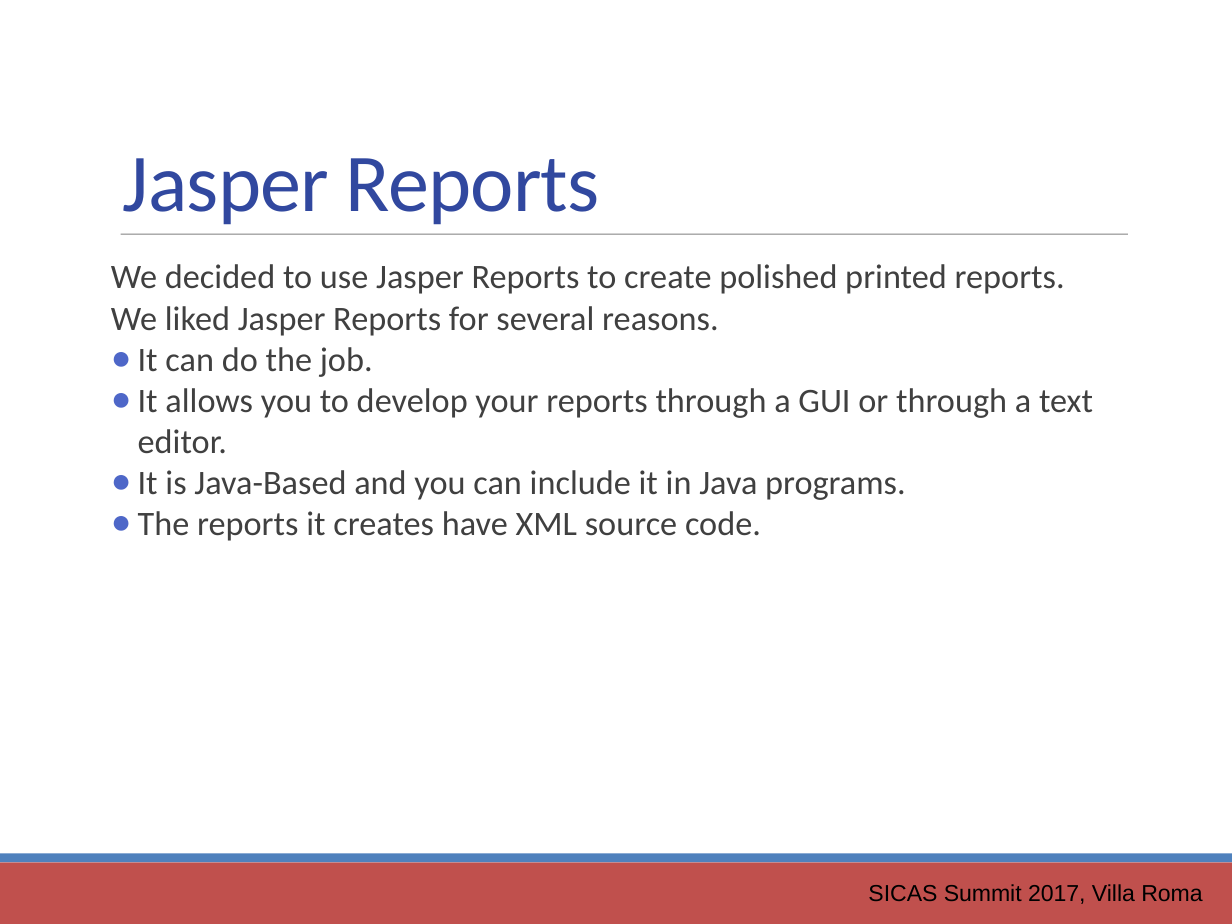
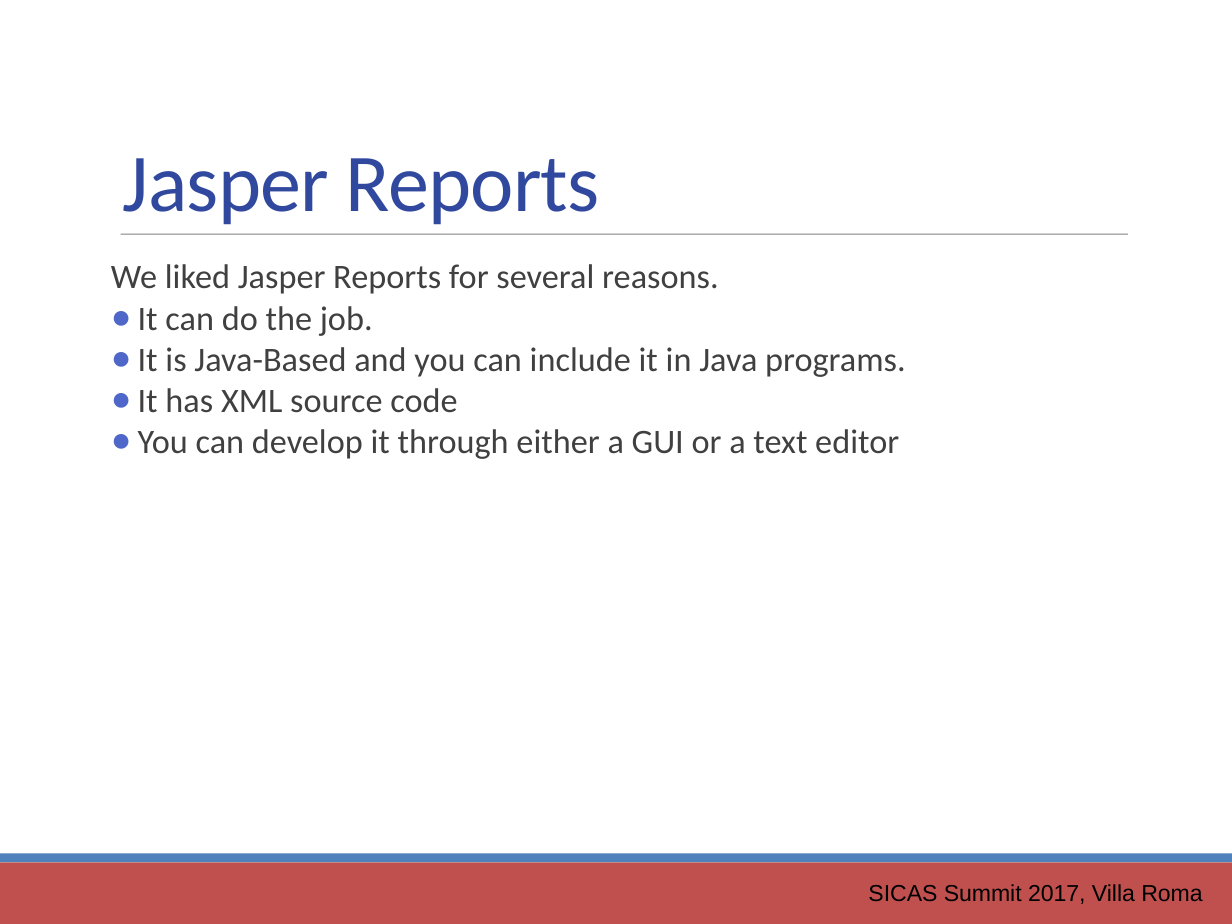
Before and after one commit to ewcole/simple_report, a slide deck: slide 8 of docs/SICAS_2017/Cole_Drop-In Reporting with Groovy.pptx. Drawn at 1232x924 pixels with LibreOffice and Linux fonts; fonts in the diff are those of the drawing. Boxes give left, top, right and bottom in pixels: in the first picture for what was removed or moved away, otherwise in the second. Text is boxed around its words. In the diff, an @@ line names an element or a change of style, - is before the commit and + after.

```diff
--- a/docs/SICAS_2017/Cole_Drop-In Reporting with Groovy.pptx
+++ b/docs/SICAS_2017/Cole_Drop-In Reporting with Groovy.pptx
@@ text at [111,264,1065,294]: paragraph removed @@
-We decided to use Jasper Reports to create polished printed reports.
@@ text at [138,388,1093,454]: paragraph removed @@
-● It allows you to develop your reports through a GUI or through a text editor.
@@ text at [138,388,899,459]: text changed @@
-● The reports it creates have XML source code.
+● It has XML source code
+● You can develop it through either a GUI or a text editor
```
Also in this commit, not shown: 2 other slides changed.
